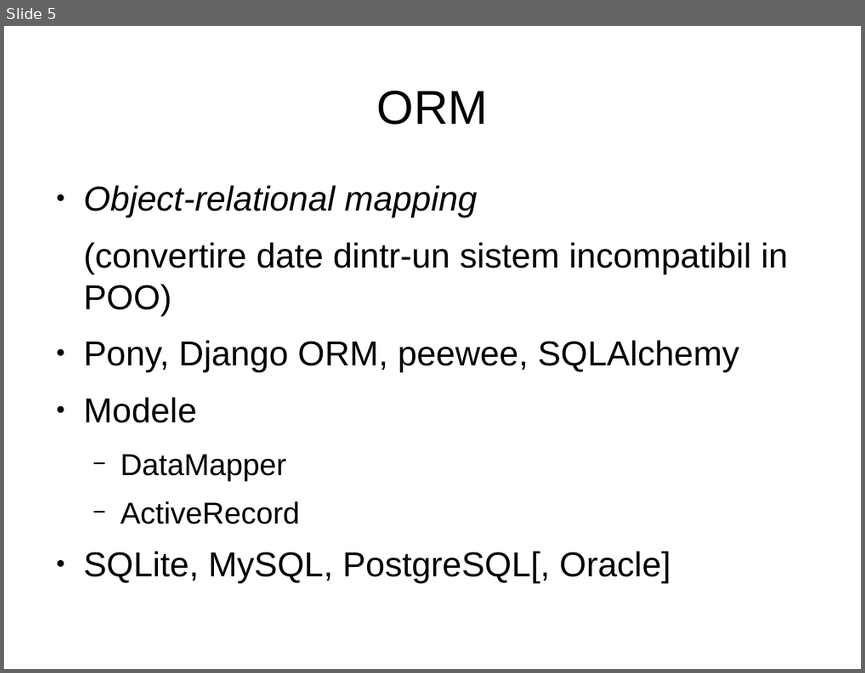
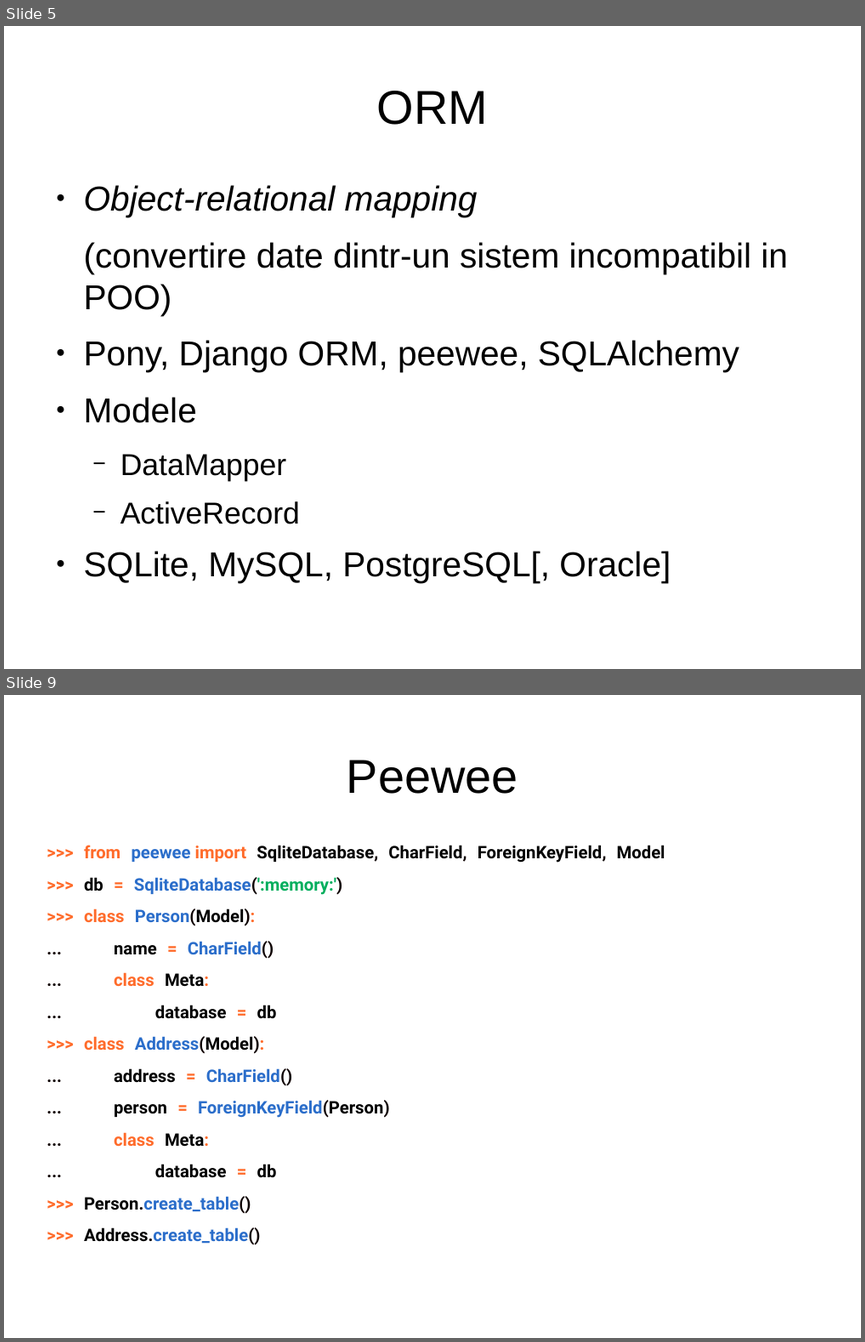
Before and after one commit to RoPython/ropython-presentations, a slide deck: cmiN/1/orm.odp. Shown one above the other, each under a label of ours: slide 5 before the commit, slides 5 and 9 after it; the slides between them are not shown. The pictures are 865x673 and 865x1342 pixels, drawn with LibreOffice and Linux fonts; fonts in the diff are those of the drawing. Boxes give left, top, right and bottom in pixels: in the first picture for what was removed or moved away, otherwise in the second. Text is boxed around its words. In the diff, an @@ line names an element or a change of style, - is before the commit and + after.

Commit message:
Update.

```diff
--- a/cmiN/1/orm.odp
+++ b/cmiN/1/orm.odp
@@ slide 9 added at (x1=4, y1=695, x2=861, y2=1338), background #FFFFFF @@
@@ title added at (x1=347, y1=760, x2=518, y2=794), 44 pt, text #000000 @@
+Peewee
@@ text added at (x1=84, y1=845, x2=665, y2=1245), 16 pt, text #000000, bold @@
+>>> from peewee import SqliteDatabase, CharField, ForeignKeyField, Model
+>>> db = SqliteDatabase(':memory:')
+>>> class Person(Model):
+... name = CharField()
+... class Meta:
+... database = db
+>>> class Address(Model):
+... address = CharField()
+... person = ForeignKeyField(Person)
+... class Meta:
+... database = db
+>>> Person.create_table()
+>>> Address.create_table()
```
Also in this commit, not shown: 6 other slides added, 3 slides removed.
